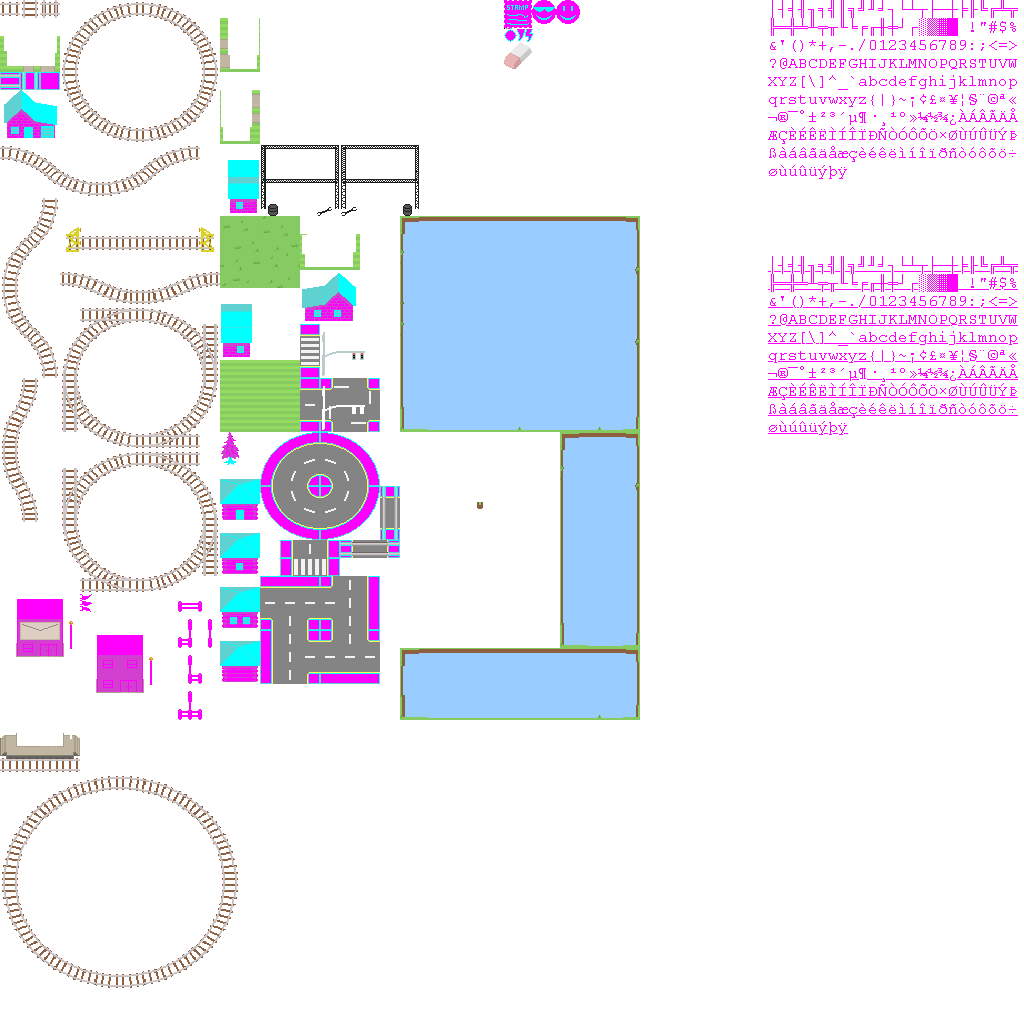
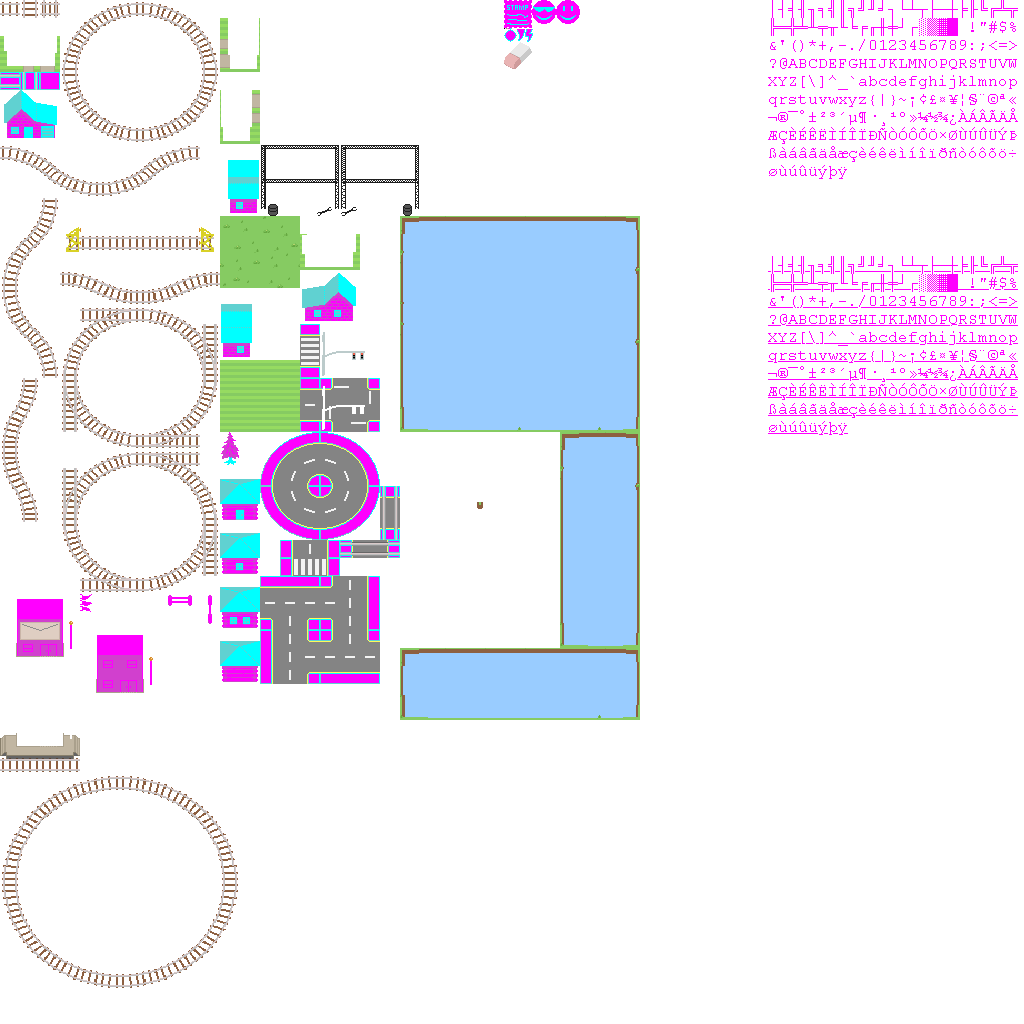
Layer changes from the first 1024x1024 image to the second:
painted on "base.png copy" over (x1=168, y1=595, x2=212, y2=720)
